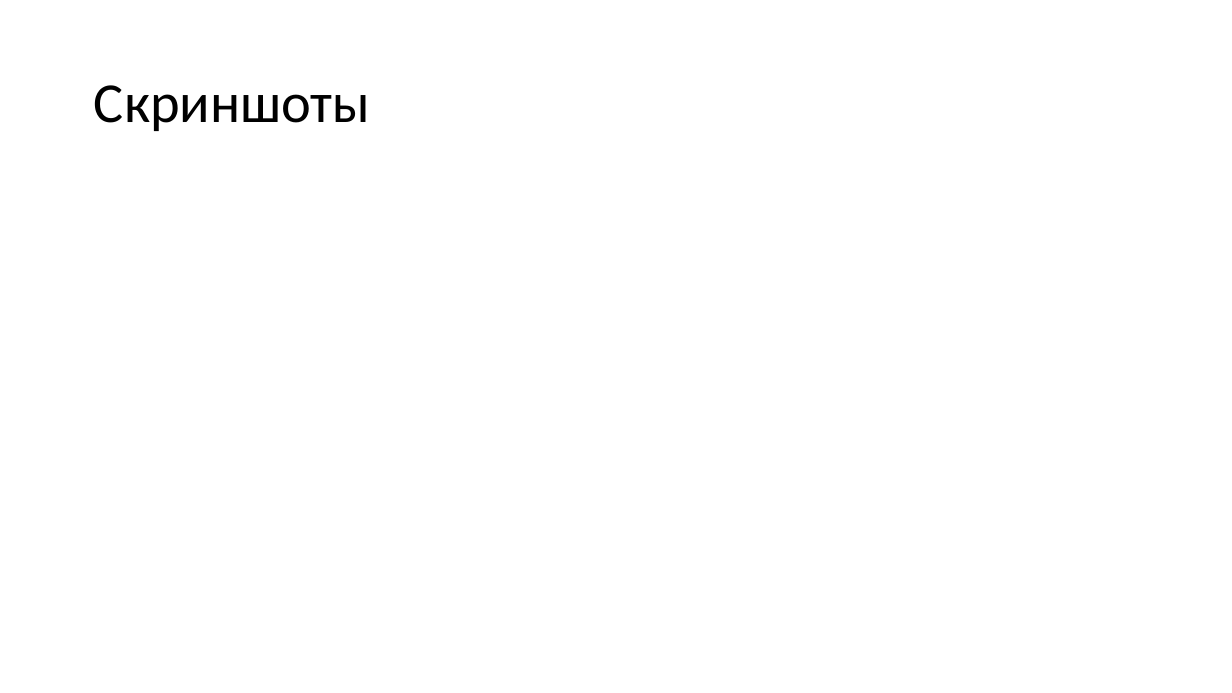
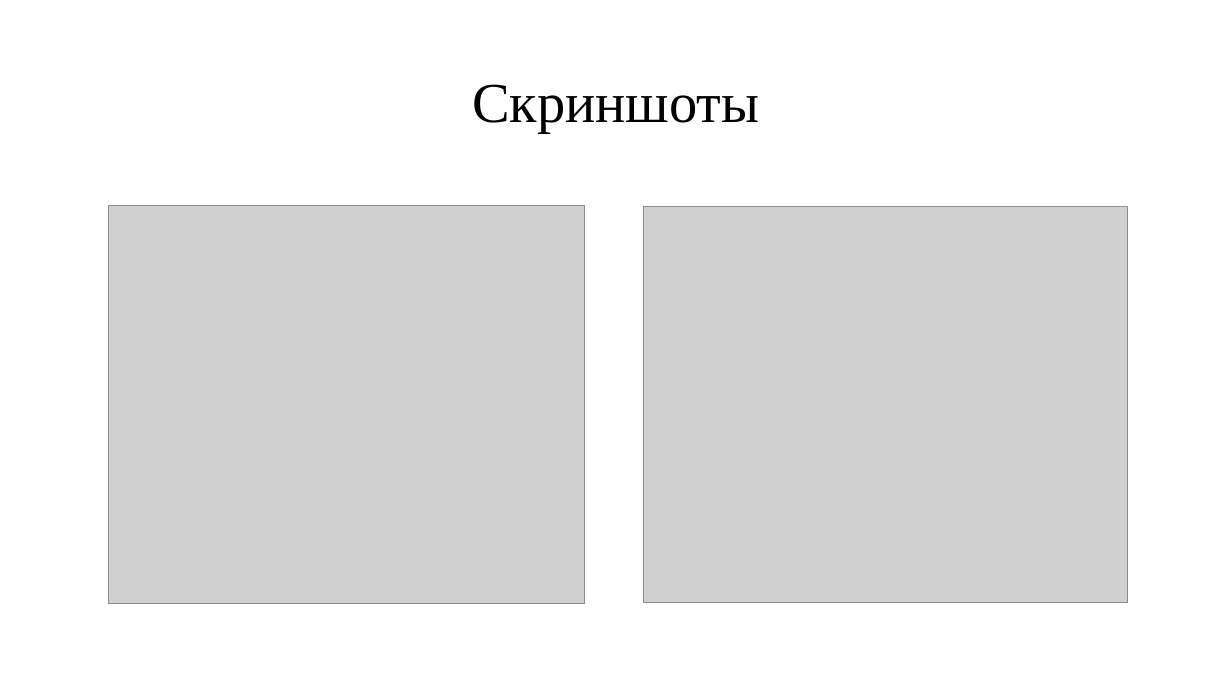
Before and after one commit to Glander13/AliceProject, a slide deck: slide 6 of Квест «Побег из белого дома».pptx (slide 4 before the commit). Drawn at 1232x693 pixels with LibreOffice and Linux fonts; fonts in the diff are those of the drawing; grey boxes stand for pictures. Boxes give left, top, right and bottom in pixels: in the first picture for what was removed or moved away, otherwise in the second. Text is boxed around its words. In the diff, an @@ line names an element or a change of style, - is before the commit and + after.

```diff
--- a/Квест «Побег из белого дома».pptx
+++ b/Квест «Побег из белого дома».pptx
@@ title "Скриншоты" at (472,84,759,133): font Calibri to Times New Roman; alignment left to centre @@
@@ picture added at (109,205,585,604) @@
@@ picture added at (644,207,1128,603) @@
```
Also in this commit, not shown: 3 other slides changed, 3 slides added, 2 other files.
